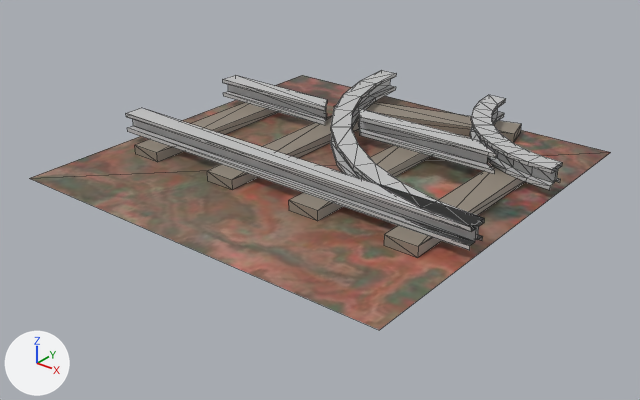
One commit to the glTF model mould-men/Assets/CaveTileset/cave_minetracks/cave_minetracks_splitR.glb: the scene before it, then after it.
Camera for both pictures: a 50 mm lens placed at (2.42, -3.1, 1.72), pointed at (0.03, -0.11, -0.14). Lighting does not change. The marker at lower left points along +X, +Y and +Z. The first picture is the older version. Mesh edges are drawn as thin lines.

Names of what the first picture shows: 'TrackSplitR'.
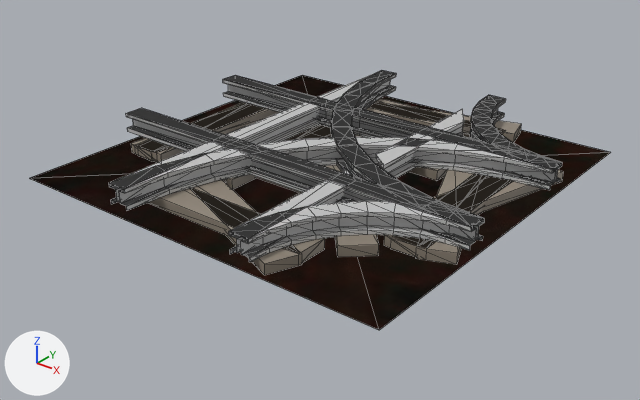
What differs and where, as boxes (x1, y1, x2, y2) in the pictures (640 x 400 px):
'TrackCurve-col', added: after (29, 78, 602, 328)
    faces in mat_metal (light grey #c4c4c4): (109, 137, 562, 262)
    faces in mat_wood (grey #92887b): (190, 165, 481, 275)
    faces in mat_cave (picture img_461223183): (29, 78, 602, 328)
'TrackStraight1-col', added: after (30, 75, 610, 330)
    faces in mat_cave (picture img_461223183): (30, 75, 610, 330)
    faces in mat_metal (light grey #c4c4c4): (126, 77, 562, 244)
    faces in mat_wood (grey #92887b): (137, 102, 507, 255)
'TrackSplitL-col', added: after (35, 70, 563, 328)
    faces in mat_metal (light grey #c4c4c4): (109, 70, 561, 258)
    faces in mat_wood (grey #92887b): (147, 98, 563, 263)
    faces in mat_cave (picture img_461223183): (35, 77, 377, 328)
'TrackStraight2-col', added: after (32, 77, 611, 329)
    faces in mat_cave (picture img_461223183): (32, 77, 611, 329)
    faces in mat_metal (light grey #c4c4c4): (135, 77, 485, 242)
    faces in mat_wood (grey #92887b): (131, 105, 510, 244)
'TrackSplitR', unchanged, covered by the edit: before (29, 70, 611, 330); after (51, 70, 607, 265)

Edits to the bpy script that builds the scene:
```text
Add me_plane_001:
    me_plane_001.from_pydata(...)  # 84 vertices, 86 faces; spans x -1.0..1.0, y -1.0..1.0, z 0.0..0.15
    # faces by material slot: [40, 44, 2]
    me_plane_001.materials.append(mat_wood)  # grey #92887b
    me_plane_001.materials.append(mat_metal)  # light grey #c4c4c4
    me_plane_001.materials.append(mat_cave)  # picture img_461223183
Add me_plane_011:
    me_plane_011.from_pydata(...)  # 356 vertices, 514 faces; spans x -1.0..1.0, y -1.0..1.0, z 0.0..0.15
    # faces by material slot: [50, 462, 2]
    me_plane_011.materials.append(mat_wood)  # grey #92887b
    me_plane_011.materials.append(mat_metal)  # light grey #c4c4c4
    me_plane_011.materials.append(mat_cave)  # picture img_461223183
Add me_plane_005:
    me_plane_005.from_pydata(...)  # 268 vertices, 428 faces; spans x -1.0..1.0, y -1.0..1.0, z 0.0..0.15
    # faces by material slot: [30, 396, 2]
    me_plane_005.materials.append(mat_wood)  # grey #92887b
    me_plane_005.materials.append(mat_metal)  # light grey #c4c4c4
    me_plane_005.materials.append(mat_cave)  # picture img_461223183
Add me_plane_014:
    me_plane_014.from_pydata(...)  # 84 vertices, 86 faces; spans x -1.0..1.0, y -1.0..1.0, z 0.0..0.15
    # faces by material slot: [40, 44, 2]
    me_plane_014.materials.append(mat_wood)  # grey #92887b
    me_plane_014.materials.append(mat_metal)  # light grey #c4c4c4
    me_plane_014.materials.append(mat_cave)  # picture img_461223183
Add ob_trackstraight1_col:
    ob_trackstraight1_col = bpy.data.objects.new('TrackStraight1-col', me_plane_001)
    ob_trackstraight1_col.location = (0.0, 0.0, 0.0)
Add ob_tracksplitl_col:
    ob_tracksplitl_col = bpy.data.objects.new('TrackSplitL-col', me_plane_011)
    ob_tracksplitl_col.location = (0.0, 0.0, 0.0)
Add ob_trackcurve_col:
    ob_trackcurve_col = bpy.data.objects.new('TrackCurve-col', me_plane_005)
    ob_trackcurve_col.location = (0.0, 0.0, 0.0)
Add ob_trackstraight2_col:
    ob_trackstraight2_col = bpy.data.objects.new('TrackStraight2-col', me_plane_014)
    ob_trackstraight2_col.location = (0.0, 0.0, 0.0)
```
